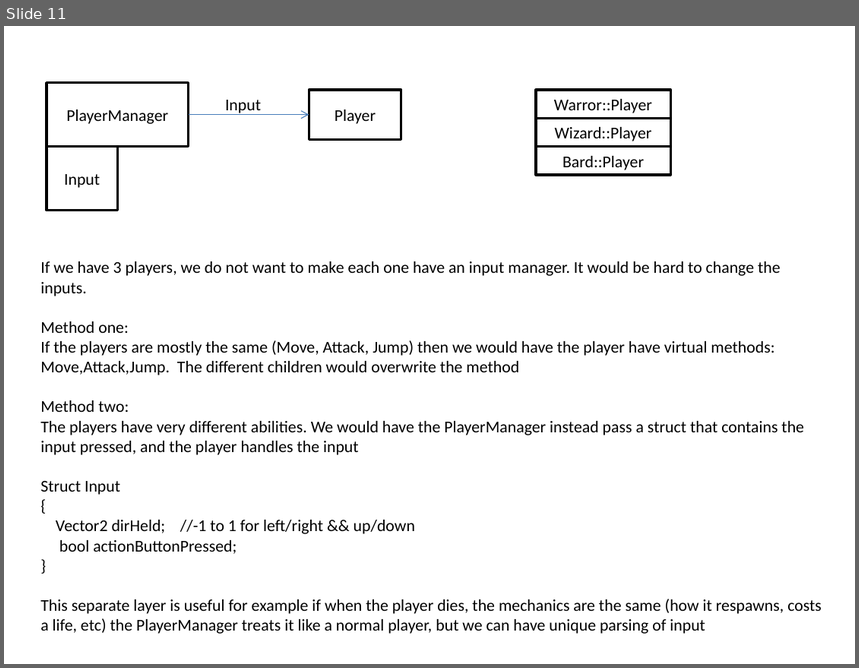
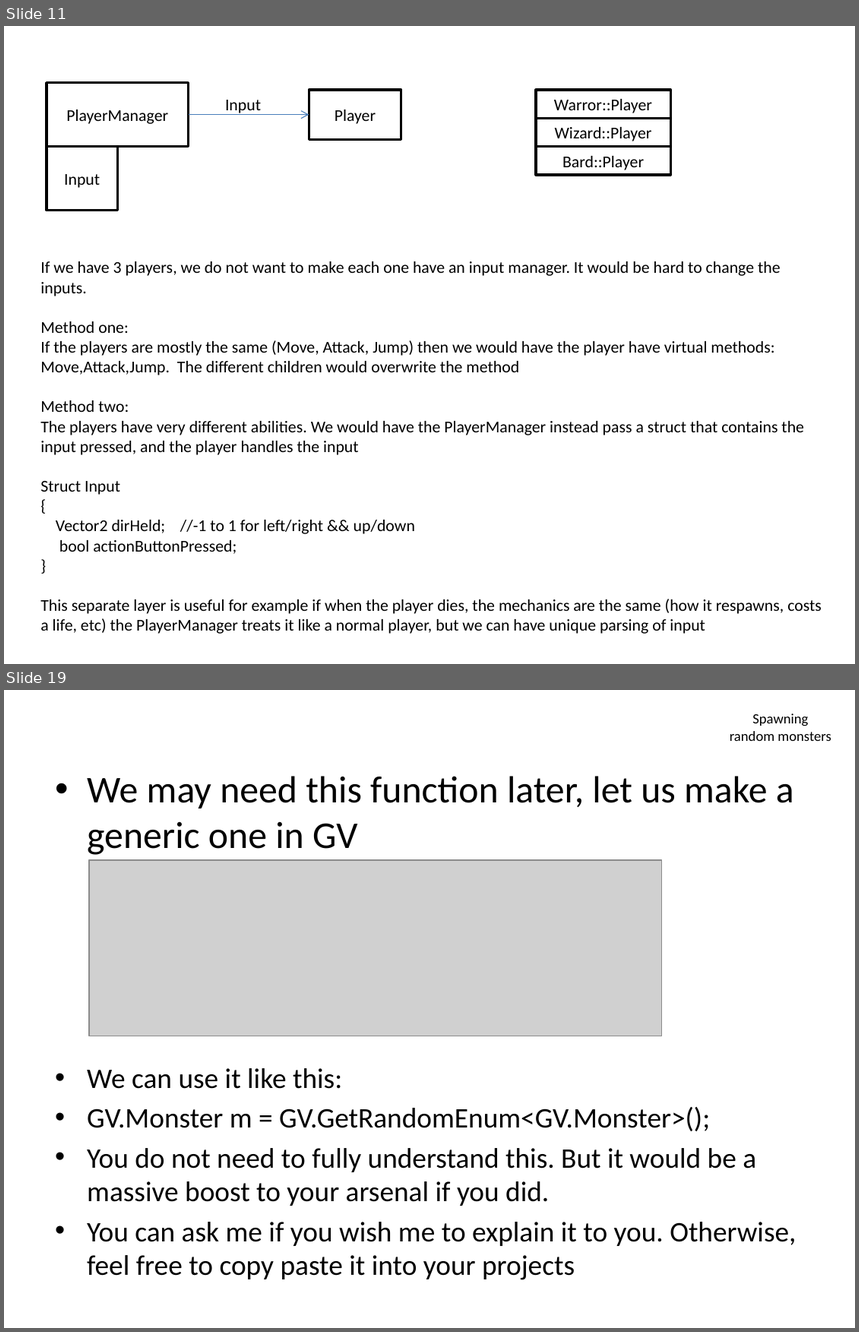
Before and after one commit to mattstg/GoopSoupV2, a slide deck: Docs/FlowPresentation.pptx. Shown one above the other, each under a label of ours: slide 11 before the commit, slides 11 and 19 after it; the slides between them are not shown. The pictures are 859x668 and 859x1332 pixels, drawn with LibreOffice and Linux fonts; fonts in the diff are those of the drawing; grey boxes stand for pictures. Boxes give left, top, right and bottom in pixels: in the first picture for what was removed or moved away, otherwise in the second. Text is boxed around its words. In the diff, an @@ line names an element or a change of style, - is before the commit and + after.

```diff
--- a/Docs/FlowPresentation.pptx
+++ b/Docs/FlowPresentation.pptx
@@ slide 19 added at box(4, 690, 855, 1328), background #FFFFFF @@
@@ title added at box(730, 714, 831, 741), 12 pt, text #000000 @@
+Spawning random monsters
@@ text added at box(87, 776, 796, 1281), 24 pt, text #000000 @@
+• We may need this function later, let us make a generic one in GV
+• We can use it like this:
+• GV.Monster m = GV.GetRandomEnum<GV.Monster>();
+• You do not need to fully understand this. But it would be a massive boost to your arsenal if you did.
+• You can ask me if you wish me to explain it to you. Otherwise, feel free to copy paste it into your projects
@@ picture added at box(89, 860, 662, 1037) @@
```
Also in this commit, not shown: 12 other slides added, 6 other files.
